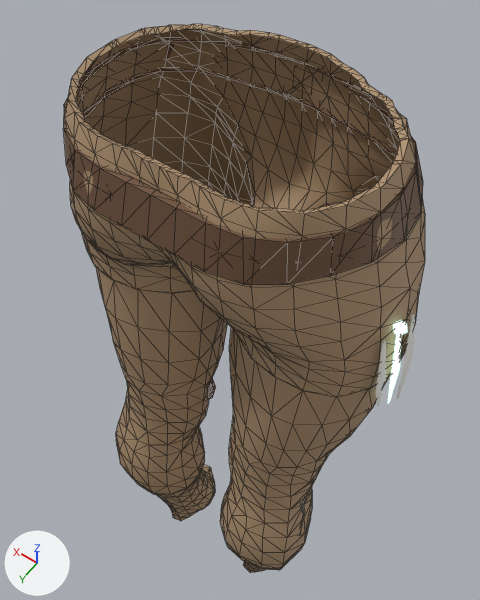
The glTF model game/assets/characters/hero/wear/u_windswift_breeches.glb as it was, and as the next commit left it.
The view is the same before and after, from a 50 mm camera at (-0.305, 0.397, 1.465) aimed at (0.052, -0.102, 0.68). Lighting does not change. The marker at lower left points along +X, +Y and +Z. The older version comes first. Mesh edges are drawn as thin lines on the coarser meshes. Vertices at exactly the same position are counted once.

The older version as bpy lines, for what is in view:
```python
me_wear = bpy.data.meshes.new('wear')
me_wear.from_pydata(...)  # 1335 vertices, 2532 faces; spans x -0.216..0.214, y -0.147..0.131, z 0.102..1.097
# faces by material slot: [2260, 272]
me_wear.materials.append(mat_bh_leather__it_hw_tan)  # beige #ad906f
me_wear.materials.append(mat_bh_cloth_secondary__it_hw_white)  # white #edebe5
me_wear_hip = bpy.data.meshes.new('wear_hip')
me_wear_hip.from_pydata(...)  # 160 vertices, 288 faces; spans x -0.229..0.229, y -0.039..0.03, z 0.78..0.943
# faces by material slot: [144, 144]
me_wear_hip.materials.append(mat_bh_cloth_secondary__it_hw_white)  # white #edebe5
me_wear_hip.materials.append(mat_bh_emissive__it_hw_wind)  # green #cbffe7, glowing green #cbffed
me_wear_waist = bpy.data.meshes.new('wear_waist')
me_wear_waist.from_pydata(...)  # 142 vertices, 216 faces; spans x -0.187..0.184, y -0.161..0.113, z 1.027..1.078
# faces by material slot: [24, 168, 24]
me_wear_waist.materials.append(mat_bh_gold__it_hw_brass)  # beige #dac490
me_wear_waist.materials.append(mat_bh_leather__it_hw_leather)  # brown #6f523c
me_wear_waist.materials.append(mat_bh_emissive__it_hw_wind)  # green #cbffe7, glowing green #cbffed
ob_wear = bpy.data.objects.new('wear', me_wear)
ob_wear.location = (0.0, 0.0, 0.0)
ob_wear_hip = bpy.data.objects.new('wear_hip', me_wear_hip)
ob_wear_hip.location = (0.0, 0.0, 0.0)
ob_wear_waist = bpy.data.objects.new('wear_waist', me_wear_waist)
ob_wear_waist.location = (0.0, 0.0, 0.0)
```
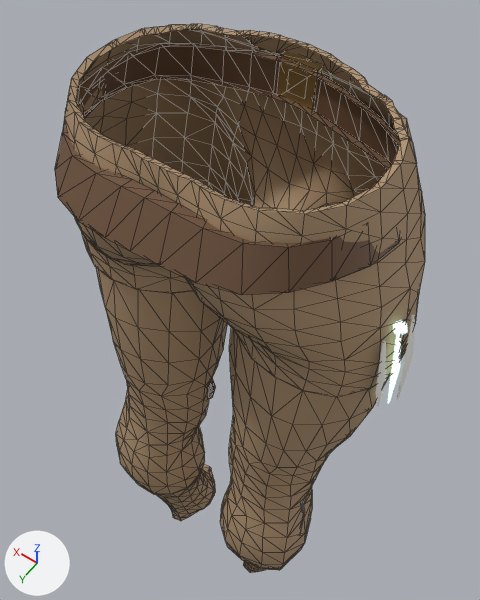
The newer file adds a shape key; the second version is drawn at full value of the shape key 'female' of 'wear_waist', and the change is written as the vertex moves it makes.

Changed parts and their boxes [x1, y1, x2, y2] in the pictures (480 x 600 px; the box of a moved part takes in the faces that stretch with it):
'wear_waist', reshaped
    before: [63, 38, 423, 284]
    after: [55, 44, 400, 295]
part 1 of me_wear, reshaped
    both: [186, 24, 393, 105]
part 2 of me_wear_waist, moved or reshaped (mostly hidden before)
    before: [299, 65, 308, 100]
    after: [277, 52, 322, 111]
part 3 of me_wear_waist, moved or reshaped
    before: [63, 38, 423, 284]
    after: [55, 44, 400, 295]

Edits to the bpy script that builds the scene:
```text
Change me_wear:
    used by ob_wear; location = (0.0, 0.0, 0.0)
    remove me_wear.from_pydata(...)  # 1335 vertices, 2532 faces; spans x -0.216..0.214, y -0.147..0.131, z 0.102..1.097
    add me_wear.from_pydata(...)  # 1355 vertices, 2562 faces; spans x -0.216..0.214, y -0.147..0.131, z 0.102..1.097
    me_wear part 1
    30 faces are deleted
    20 vertices are added at x -0.112..0.117, y -0.143..-0.099, z 1.094..1.096
    60 new faces join them, mat_bh_leather__it_hw_tan (beige #ad906f)
Change me_wear_waist:
    used by ob_wear_waist; location = (0.0, 0.0, 0.0)
    remove me_wear_waist.from_pydata(...)  # 142 vertices, 216 faces; spans x -0.187..0.184, y -0.161..0.113, z 1.027..1.078
    add me_wear_waist.from_pydata(...)  # 142 vertices, 216 faces; spans x -0.184..0.182, y -0.15..0.136, z 1.027..1.08
    me_wear_waist part 2: the loose piece of 8 vertices spanning x -0.023..0.023, y -0.156..-0.144, z 1.027..1.078 is multiplied about its middle by the matrix ((0.973, 0.003, -0.008), (-0.004, 0.971, -0.069), (0.008, 0.069, 0.971)), then moved by (0.0, 0.012, 0.002)
    me_wear_waist part 3: 112 of 142 vertices moved; they spanned x -0.187..0.184, y -0.148..0.113, z 1.03..1.075 and now span x -0.184..0.182, y -0.137..0.136, z 1.027..1.077; mean shift (0.0, 0.009, 0.0); largest move (0.0, 0.105, 1.03) -> (-0.001, 0.132, 1.036)
    other edits to the shape of me_wear_waist do not show in these pictures
```
